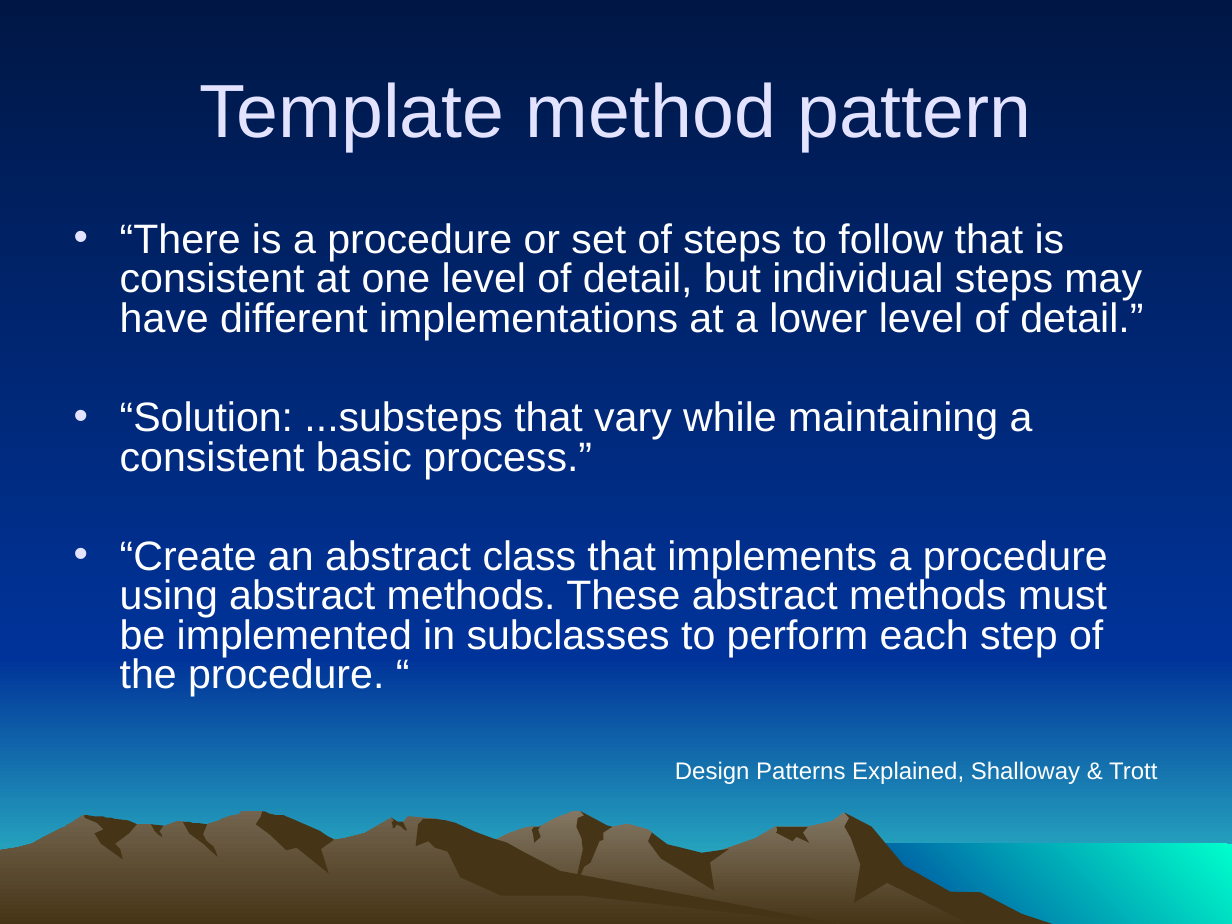
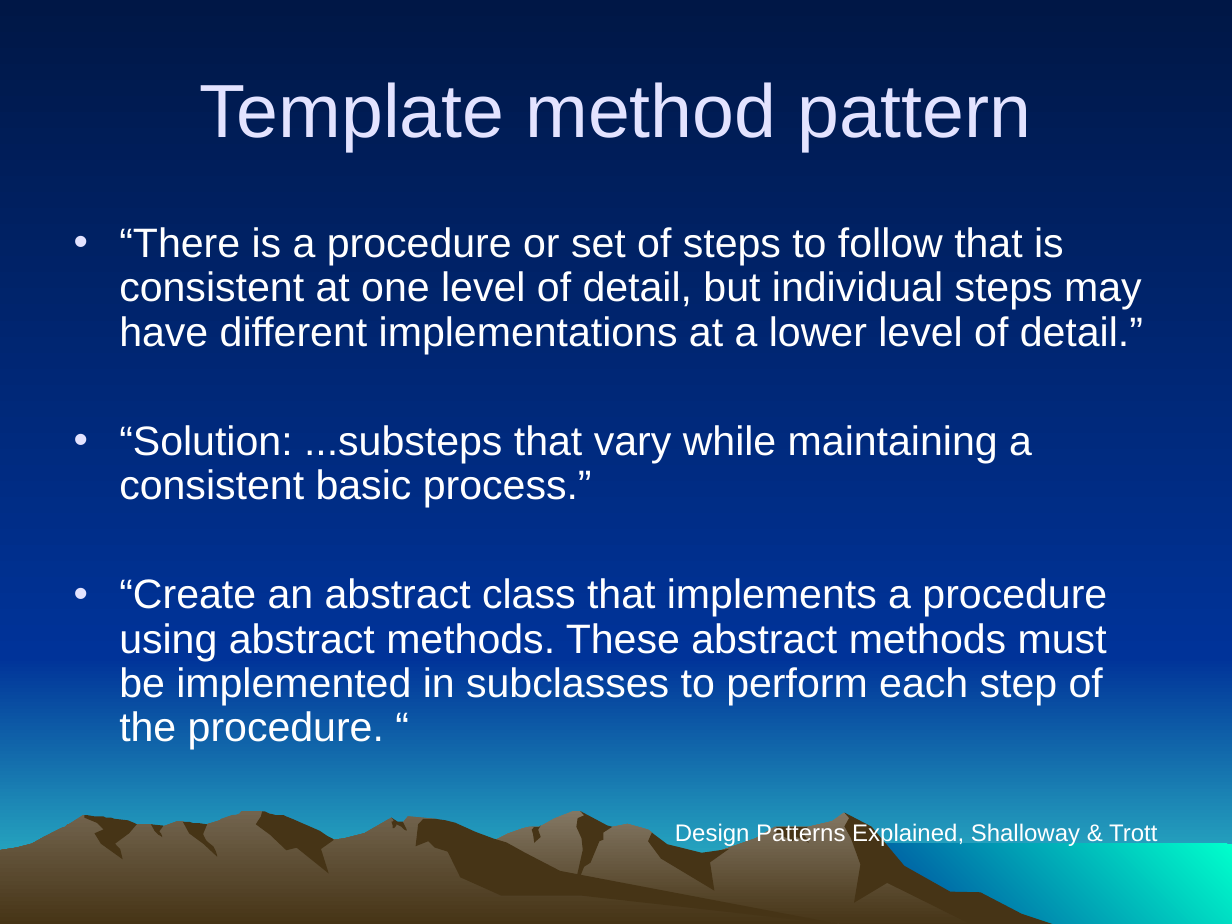
Before and after one commit to LuisEduardoER/baffleship, a slide deck: slide 3 of pattern.ppt (slide 1 before the commit). Drawn at 1232x924 pixels with LibreOffice and Linux fonts; fonts in the diff are those of the drawing. Boxes give left, top, right and bottom in pixels: in the first picture for what was removed or moved away, otherwise in the second. Text is boxed around its words. In the diff, an @@ line names an element or a change of style, - is before the commit and + after.

```diff
--- a/pattern.ppt
+++ b/pattern.ppt
@@ text "“There is a procedure or ..." at <box>119,227,1157,847</box>: line spacing 0.8 to 0.9; line spacing 0.9 to 1 @@
```
Also in this commit, not shown: 4 other slides changed.
